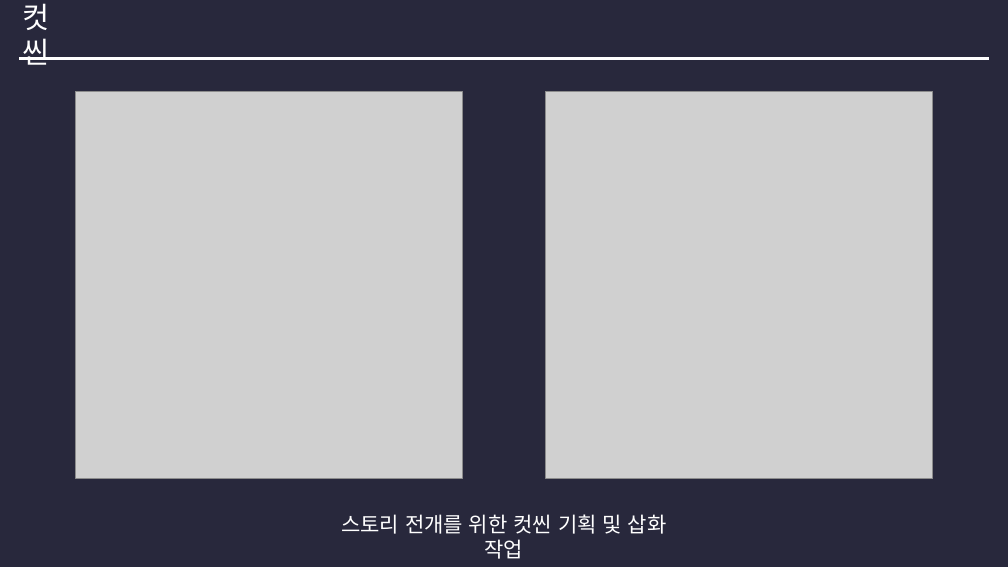
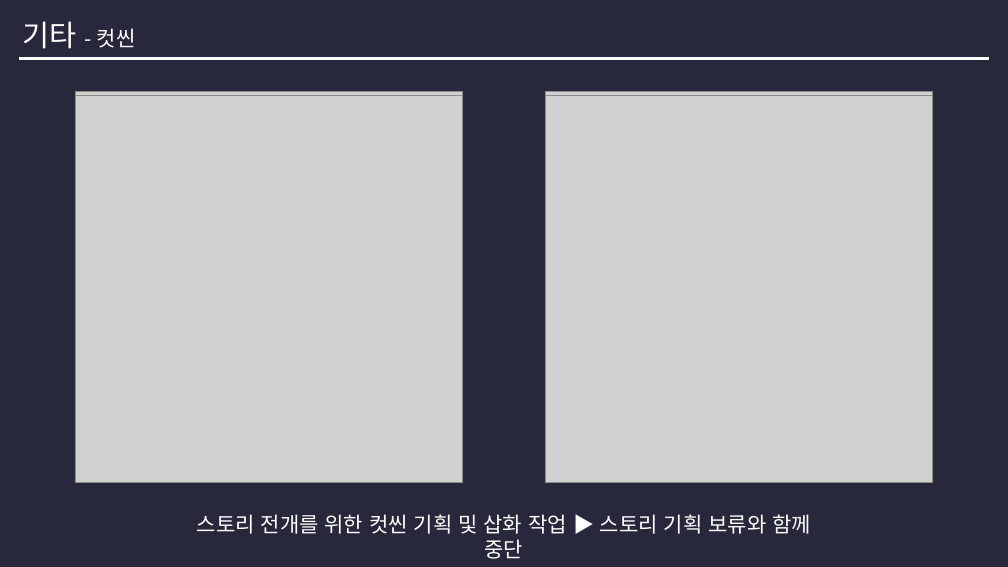
Before and after one commit to crush0408/GameMeister_GraduationProject, a slide deck: slide 6 of Docs/214_AprilReport.pptx (slide 4 before the commit). Drawn at 1008x567 pixels with LibreOffice and Linux fonts; fonts in the diff are those of the drawing; grey boxes stand for pictures. Boxes give left, top, right and bottom in pixels: in the first picture for what was removed or moved away, otherwise in the second. Text is boxed around its words. In the diff, an @@ line names an element or a change of style, - is before the commit and + after.

```diff
--- a/Docs/214_AprilReport.pptx
+++ b/Docs/214_AprilReport.pptx
@@ text at [23, 21, 136, 49]: text changed; size 28 to 20 pt @@
-컷씬
+기타 - 컷씬
@@ picture added at [76, 96, 463, 483] @@
@@ picture added at [546, 96, 933, 483] @@
@@ text at [197, 514, 811, 534]: text changed @@
-스토리 전개를 위한 컷씬 기획 및 삽화 작업
+스토리 전개를 위한 컷씬 기획 및 삽화 작업 ▶ 스토리 기획 보류와 함께 중단
```
Also in this commit, not shown: 3 other slides changed.
